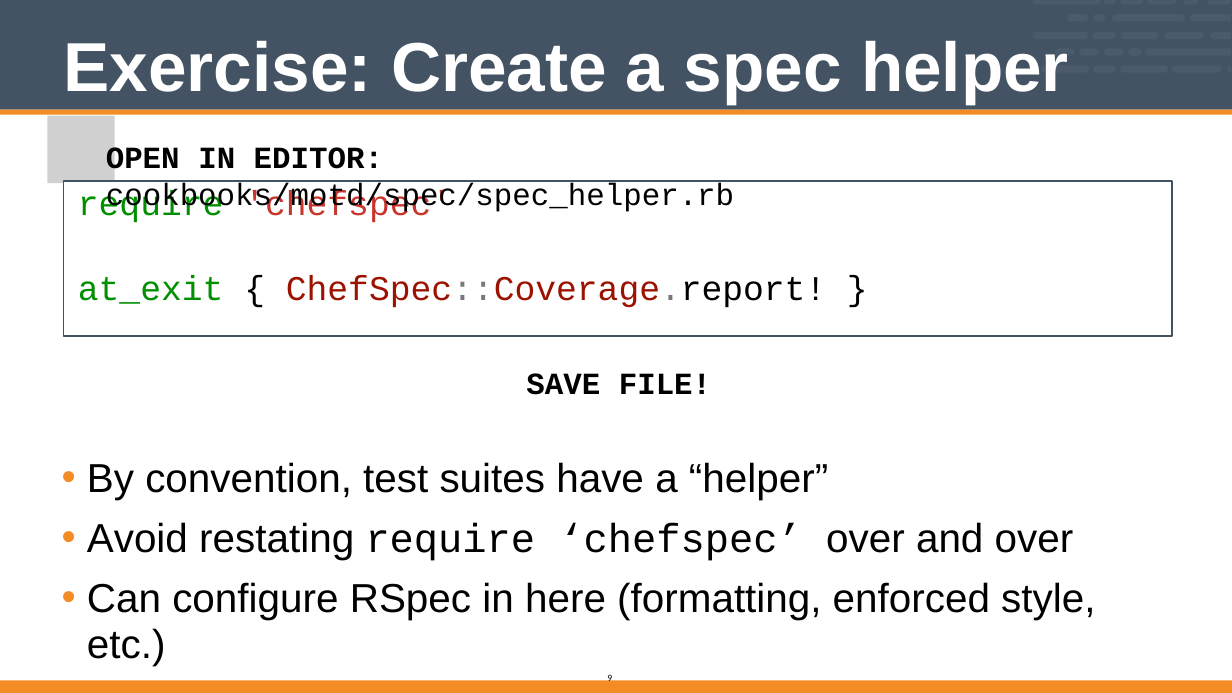
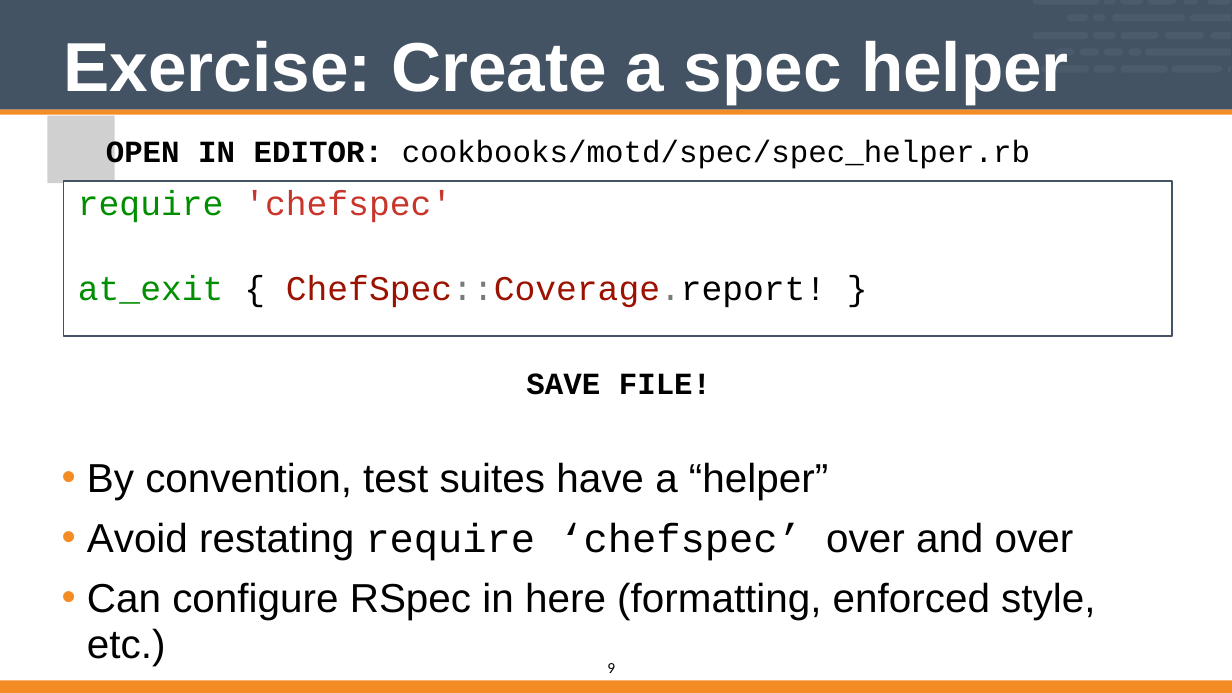
Before and after one commit to vinyar/chef-intermediate, a slide deck: slide 9 of Modules/12-Chef_Intermediate.pptx. Drawn at 1232x693 pixels with LibreOffice and Linux fonts; fonts in the diff are those of the drawing; grey boxes stand for pictures. Boxes give left, top, right and bottom in pixels: in the first picture for what was removed or moved away, otherwise in the second. Text is boxed around its words. In the diff, an @@ line names an element or a change of style, - is before the commit and + after.

Commit message:
Edited some text so this can be reviewed

```diff
--- a/Modules/12-Chef_Intermediate.pptx
+++ b/Modules/12-Chef_Intermediate.pptx
@@ text "OPEN IN EDITOR: cookbooks/motd/spec/spec_helper.rb" rewrapped from [106,146,734,214] to [106,140,1030,171] @@
@@ page number: place and size @@
-page number at [607,673,612,684]
+page number at [607,663,615,673]
@@ page number at [607,663,615,673]: size 10 to 16 pt @@
```
Also in this commit, not shown: 25 other slides changed.
